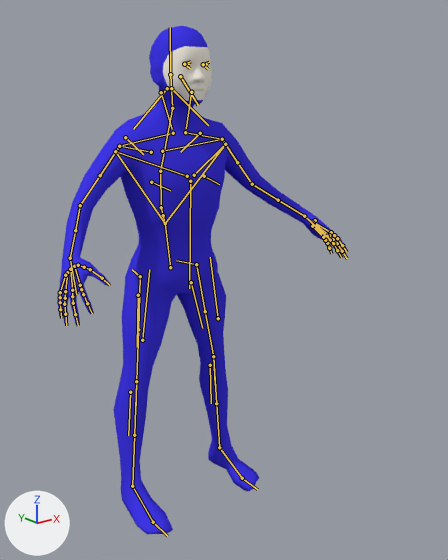
A saved change to the Blender file blend/mr_spandex2_anim.blend.
Both versions are drawn from a camera (50 mm lens) standing at (-105.4, -158.6, 133.8) and looking at (8.1, -16.7, 77.0). The lights are fixed; the arrows at lower left show +X, +Y and +Z. The bones that bend it are drawn over the model as lines.

Names of what the first picture shows: 'gamejam_mr_spandex2:Low-Poly', 'gamejam_mr_spandex2:male1591'.
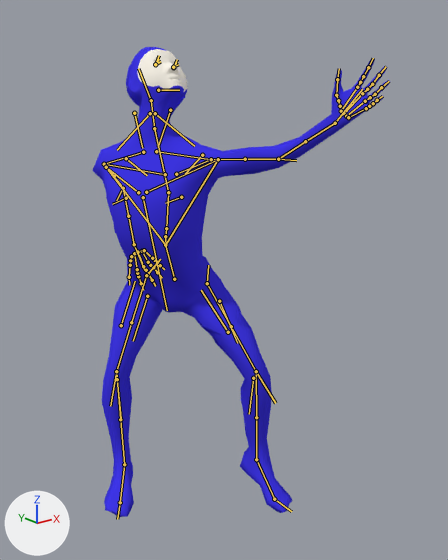
Commit message: He shakes that ass

The newer file adds an action. The first version stands in its rest pose; the second is drawn at frame 11 of the action 'shake'.

The edits, one by one:
Bone 'hand.ik.R' (bone_hand_ik_r) moves from (0.0, 0.0, 0.0) to (39.9, 36.5, -10.0).
Bone 'hand.ik.R' (bone_hand_ik_r) turns from (0, 0, 0) to (-75, 145, -4) degrees about its own x, y and z.
Bone 'hand.ik.L' (bone_hand_ik_l) moves from (0.0, 0.0, 0.0) to (-15.0, -24.4, 31.6).
Bone 'hand.ik.L' (bone_hand_ik_l) turns from (0, 0, 0) to (-37, -23, 102) degrees about its own x, y and z.
Bone 'head' (bone_head) turns from (0, 0, 0) to (-40, 61, -7) degrees about its own x, y and z.
Bone 'foot.ik.R' (bone_foot_ik_r) moves from (0.0, 0.0, 0.0) to (4.1, 12.5, 0.0).
Bone 'foot.ik.R' (bone_foot_ik_r) turns from (0, 0, 0) to (3, -1, 36) degrees about its own x, y and z.
Bone 'foot.ik.L' (bone_foot_ik_l) moves from (0.0, 0.0, 0.0) to (0.0, -16.6, 0.0).
Bone 'foot_roll.ik.L' (bone_foot_roll_ik_l) turns from (0, 0, 0) to (18, 7, 0) degrees about its own x, y and z.
Bone 'knee_target.ik.L' (bone_knee_target_ik_l) moves from (0.0, 0.0, 0.0) to (-34.7, 23.4, 39.3).
Bone 'torso' (bone_torso) moves from (0.0, 0.0, 0.0) to (0.0, 0.0, -6.9).
Bone 'torso' (bone_torso) turns from (0, 0, 0) to (0, 0, -52) degrees about its own x, y and z.
Bone 'chest' (bone_chest) turns from (0, 0, 0) to (-8, -11, 4) degrees about its own x, y and z.
Bone 'hips' (bone_hips) turns from (0, 0, 0) to (29, -6, -1) degrees about its own x, y and z.
Bone 'elbow_target.ik.L' (bone_elbow_target_ik_l) moves from (0.0, 0.0, 0.0) to (-1.7, -3.0, 17.4).
Bone 'elbow_target.ik.R' (bone_elbow_target_ik_r) moves from (0.0, 0.0, 0.0) to (2.1, 7.4, 34.8).

Where the change shows, as pixel boxes (x1, y1, x2, y2) in the pictures (448 x 560 px):
'gamejam_mr_spandex2:male1591', posed (8% shorter)
    before: (57, 26, 348, 535)
    after: (93, 47, 390, 517)
'gamejam_mr_spandex2:Low-Poly', posed
    before: (184, 62, 208, 67)
    after: (155, 60, 178, 65)
